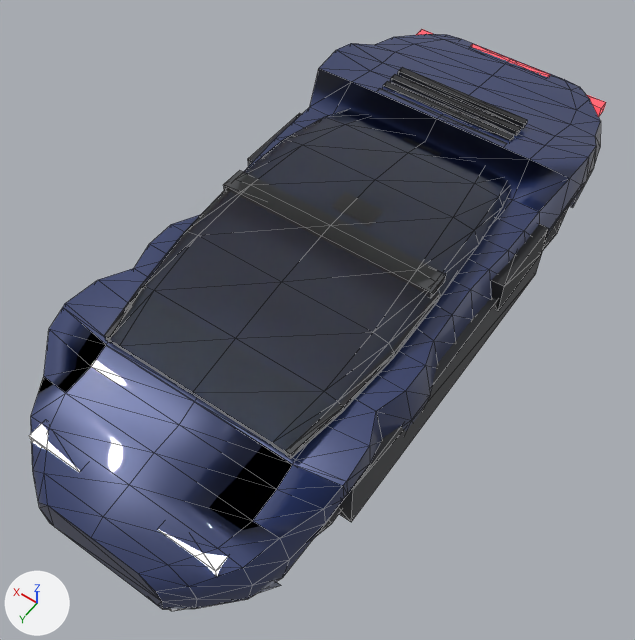
The glTF model glisteel/assets/cars/hero.glb, before and after one commit.
One viewpoint serves both versions: a camera (50 mm lens) standing at (-1.93, 2.92, 4.02) and looking at (-0.05, 0.29, -0.11). Lighting does not change. The marker at lower left points along +X, +Y and +Z. The picture after the commit comes second. Mesh edges are drawn as thin lines. Where no turn or scale is listed for an object, it has been applied to the vertices. Vertices at exactly the same position are counted once.

The scene before the commit, as lines of its bpy script (objects in view):
```python
me_hero_body_shell = bpy.data.meshes.new('hero:body_shell')
me_hero_body_shell.from_pydata(...)  # 220 vertices, 436 faces; spans x -0.93..0.93, y -2.1..1.3, z -0.31..0.48
me_hero_body_shell.materials.append(mat_paint)
# before: 5 (0.62, 1.3, 0.22) at pixel (106, 344), 6 (0.0, 1.3, 0.22) at pixel (194, 401), 7 (-0.62, 1.3, 0.22) at pixel (292, 464), 16 (0.62, 1.27, 0.23), 17 (0.0, 1.27, 0.23) at pixel (197, 397)
# before: 18 (-0.62, 1.27, 0.23) at pixel (295, 459)
me_hero_bonnet_shell = bpy.data.meshes.new('hero:bonnet_shell')
me_hero_bonnet_shell.from_pydata(...)  # 66 vertices, 128 faces; spans x -0.92..0.92, y 1.3..2.1, z -0.31..0.33
me_hero_bonnet_shell.materials.append(mat_paint)
me_hero_interior_tub = bpy.data.meshes.new('hero:interior_tub')
me_hero_interior_tub.from_pydata(...)  # a box spanning x -0.52..0.52, y -1.05..1.16, z -0.28..-0.22; a box spanning x -0.52..0.52, y -1.04..-0.94, z -0.28..0.29; a box spanning x -0.58..0.58, y 0.88..1.18, z -0.31..0.09; a box spanning x -0.9..-0.5, y -0.94..1.18, z -0.28..0.09; a box spanning x 0.5..0.9, y -0.94..1.18, z -0.28..0.09
me_hero_interior_tub.materials.append(mat_interior)  # dark grey #424446
ob_body_shell = bpy.data.objects.new('body_shell', me_hero_body_shell)
ob_body_shell.location = (0.0, 0.0, 0.0)
ob_bonnet_shell = bpy.data.objects.new('bonnet_shell', me_hero_bonnet_shell)
ob_bonnet_shell.location = (0.0, 0.0, 0.0)
ob_interior_tub = bpy.data.objects.new('interior_tub', me_hero_interior_tub)
ob_interior_tub.location = (0.0, 0.0, 0.0)
# also in view: 'body_vents' at (0.0, -1.2, 0.23); 'glass' at (0.0, 0.15, 0.39); 'body_lights' at (0.0, 1.84, 0.06)
```
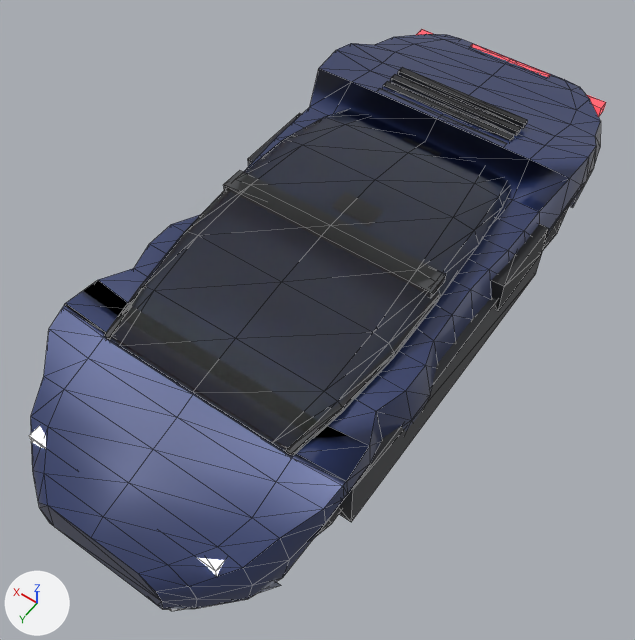
Edits to the scene script, one JSON object a line:
```json
{"block": "me_hero_body_shell", "where": "me_hero_body_shell.from_pydata(...)  # 220 vertices, 436 faces; spans x -0.93..0.93, y -2.1..1.3, z -0.31..0.48"}
{"block": "me_hero_body_shell", "where": "# used by ob_body_shell; location = (0.0, 0.0, 0.0)"}
{"block": "me_hero_body_shell", "change": "me_hero_body_shell part 1"}
{"op": "add", "block": "me_hero_body_shell", "code": "for i in [5, 6, 7, 16, 17, 18]: me_hero_body_shell.vertices[i].co += Vector((0.0, 0.0, 0.07))"}
{"block": "me_hero_body_shell", "change": "me_hero_body_shell part 2: 258 kept faces spanning x -0.93..0.92, y -2.1..1.3, z -0.31..0.48 get new texture (UV) coordinates"}
{"block": "me_hero_bonnet_shell", "where": "me_hero_bonnet_shell.from_pydata(...)  # 66 vertices, 128 faces; spans x -0.92..0.92, y 1.3..2.1, z -0.31..0.33"}
{"block": "me_hero_bonnet_shell", "where": "# used by ob_bonnet_shell; location = (0.0, 0.0, 0.0)"}
{"block": "me_hero_bonnet_shell", "change": "me_hero_bonnet_shell part 3: all 3 vertices in x -0.62..0.62, y 1.62, z 0.15..0.16 are moved by (0.0, 0.0, 0.04)"}
{"block": "me_hero_bonnet_shell", "change": "me_hero_bonnet_shell part 4: all 3 vertices in x -0.62..0.62, y 1.3, z 0.22 are moved by (0.0, 0.0, 0.07)"}
{"block": "me_hero_bonnet_shell", "change": "me_hero_bonnet_shell part 5: all 3 vertices in x -0.62..0.62, y 1.43, z 0.17 are moved by (0.0, 0.0, 0.08)"}
```

Location of each change, [x1, y1, x2, y2] in pixels of the pictures (635 x 640 px; the box of a moved part takes in the faces that stretch with it):
```json
{"part": 1, "of": "me_hero_body_shell", "change": "moved or reshaped", "before": [63, 303, 369, 486], "after": [63, 303, 369, 486]}
{"part": 2, "of": "me_hero_body_shell", "change": "surface changed", "before": [63, 279, 376, 492], "after": [63, 279, 376, 492]}
{"part": 3, "of": "me_hero_bonnet_shell", "change": "moved or reshaped", "before": [31, 377, 323, 548], "after": [31, 377, 323, 547]}
{"part": 4, "of": "me_hero_bonnet_shell", "change": "moved or reshaped", "before": [49, 308, 105, 344], "after": [49, 308, 103, 337]}
{"part": 5, "of": "me_hero_bonnet_shell", "change": "moved or reshaped", "before": [44, 329, 342, 521], "after": [44, 329, 342, 518]}
```
